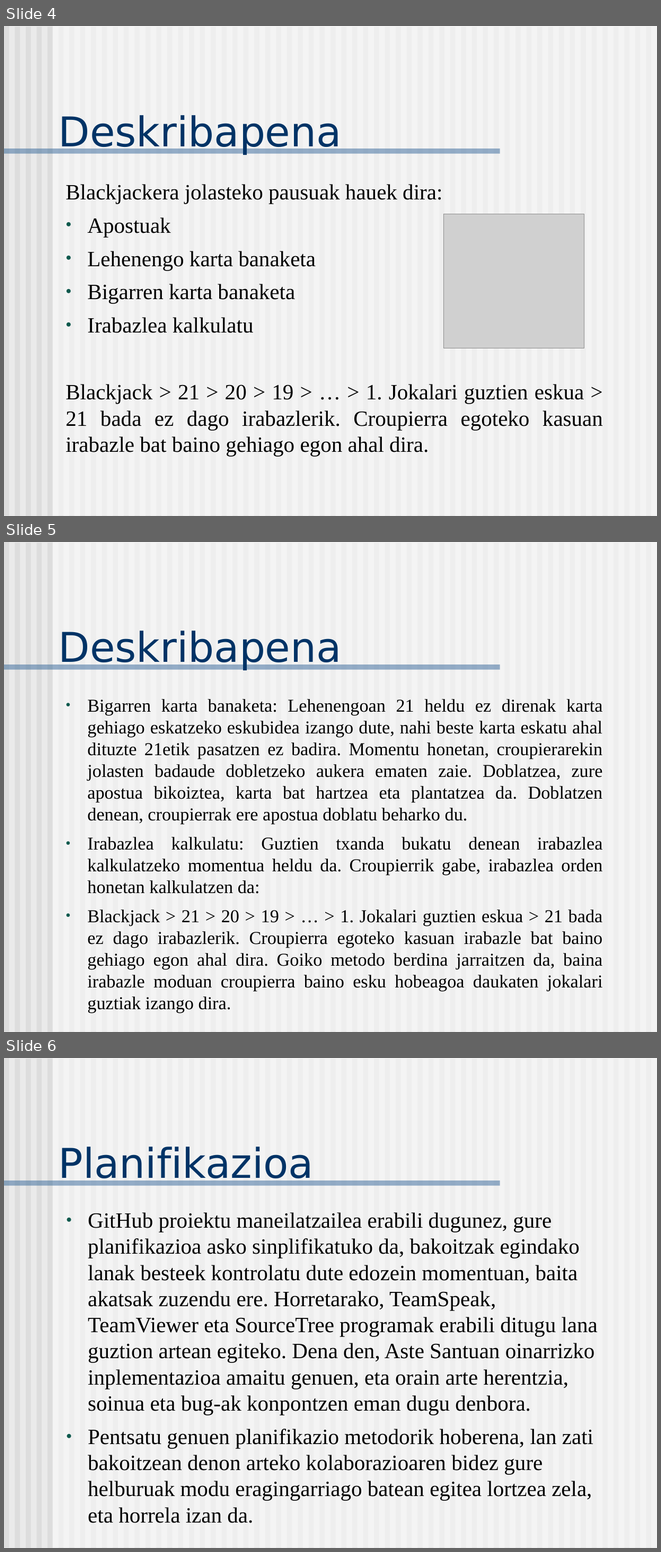
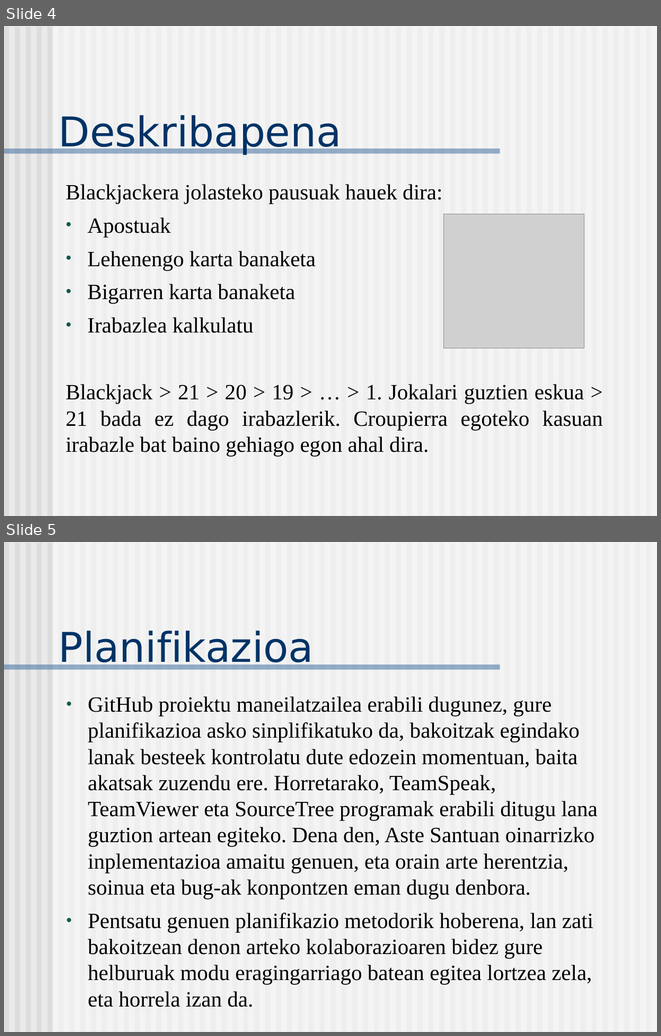
Before and after one commit to Thadah/BlackJack, a slide deck: dokumentazioa/Proiektuaren aurkezpena.pptx. Shown one above the other, each under a label of ours: slides 4, 5 and 6 before the commit, slides 4 and 5 after it. The pictures are 661x1552 and 661x1036 pixels, drawn with LibreOffice and Linux fonts; fonts in the diff are those of the drawing; grey boxes stand for pictures. Boxes give left, top, right and bottom in pixels: in the first picture for what was removed or moved away, otherwise in the second. Text is boxed around its words. In the diff, an @@ line names an element or a change of style, - is before the commit and + after.

Commit message:
Orain bai, amaituta (espero dugu)

```diff
--- a/dokumentazioa/Proiektuaren aurkezpena.pptx
+++ b/dokumentazioa/Proiektuaren aurkezpena.pptx
@@ slide 5 removed at (4,542,657,1032), background #EAEAEA; not listed: 62 template elements that a slide beside it also shows @@
@@ title removed at (59,631,342,670) @@
-Deskribapena
@@ text removed at (87,699,603,991) @@
-● Bigarren karta banaketa: Lehenengoan 21 heldu ez direnak karta gehiago eskatzeko eskubidea izango dute, nahi beste karta eskatu ahal dituzte 21etik pasatzen ez badira. Momentu honetan, croupierarekin jolasten badaude dobletzeko aukera ematen zaie. Doblatzea, zure apostua bikoiztea, karta bat hartzea eta plantatzea da. Doblatzen denean, croupierrak ere apostua doblatu beharko du.
-● Irabazlea kalkulatu: Guztien txanda bukatu denean irabazlea kalkulatzeko momentua heldu da. Croupierrik gabe, irabazlea orden honetan kalkulatzen da:
-● Blackjack > 21 > 20 > 19 > … > 1. Jokalari guztien eskua > 21 bada ez dago irabazlerik. Croupierra egoteko kasuan irabazle bat baino gehiago egon ahal dira. Goiko metodo berdina jarraitzen da, baina irabazle moduan croupierra baino esku hobeagoa daukaten jokalari guztiak izango dira.
@@ what was slide 6 is now slide 5 @@
```
